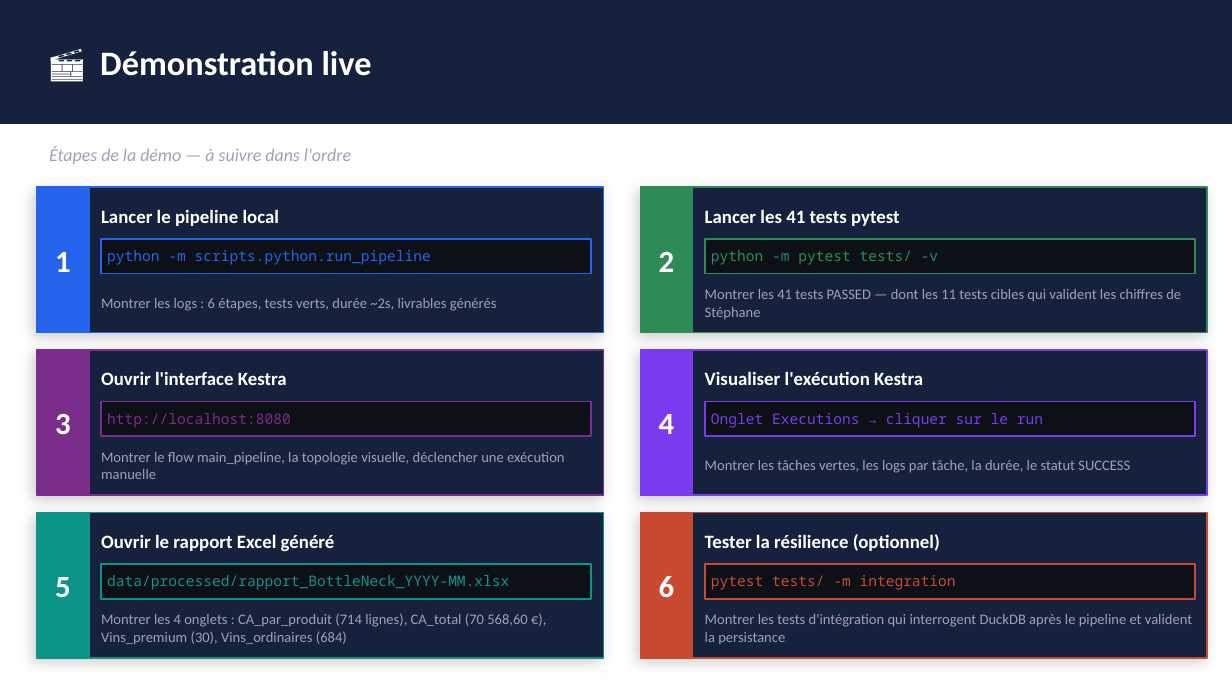
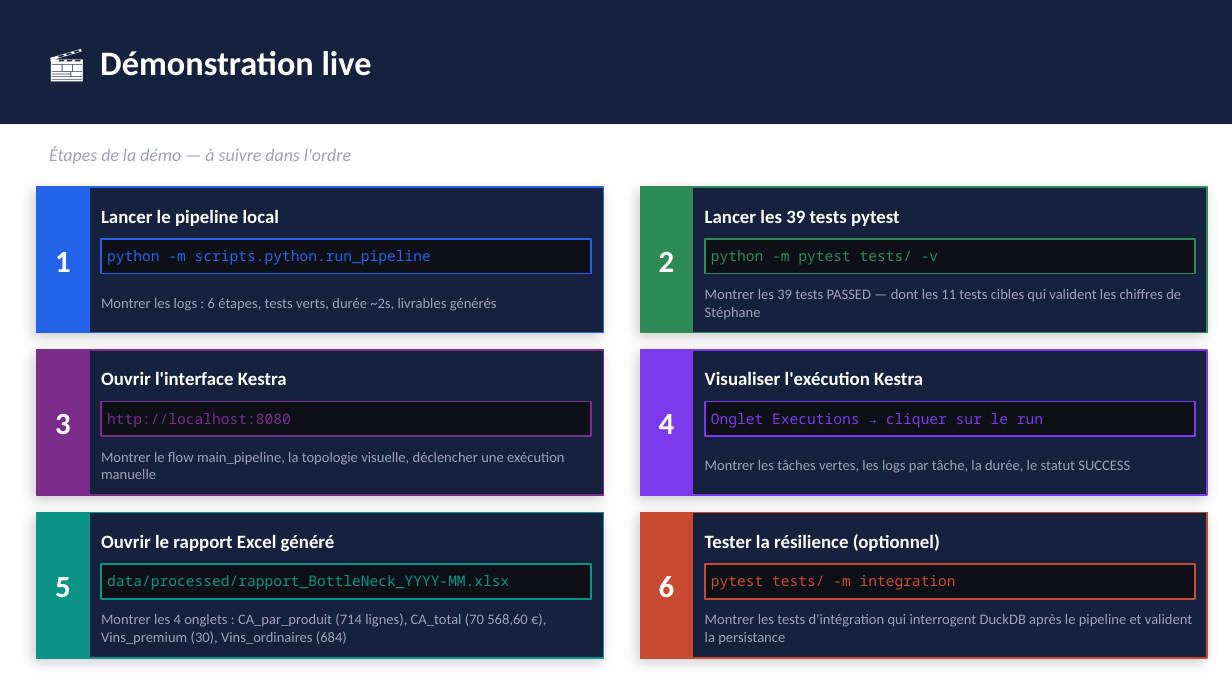
Before and after one commit to mcourte/DE_Projet_10, a slide deck: slide 11 of BottleNeck_Pipeline.pptx. Drawn at 1232x693 pixels with LibreOffice and Linux fonts; fonts in the diff are those of the drawing. Boxes give left, top, right and bottom in pixels: in the first picture for what was removed or moved away, otherwise in the second. Text is boxed around its words. In the diff, an @@ line names an element or a change of style, - is before the commit and + after.

Commit message:
update PPTX with new number of tests

```diff
--- a/BottleNeck_Pipeline.pptx
+++ b/BottleNeck_Pipeline.pptx
@@ text at [705, 209, 900, 226]: text changed @@
-Lancer les 41 tests pytest
+Lancer les 39 tests pytest
@@ text at [705, 289, 1181, 319]: text changed @@
-Montrer les 41 tests PASSED — dont les 11 tests cibles qui valident les chiffres de Stéphane
+Montrer les 39 tests PASSED — dont les 11 tests cibles qui valident les chiffres de Stéphane
```
Also in this commit, not shown: 6 other slides changed.
